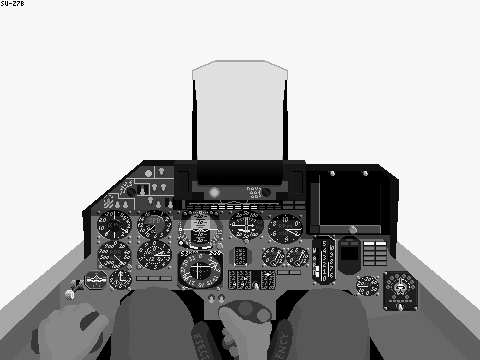
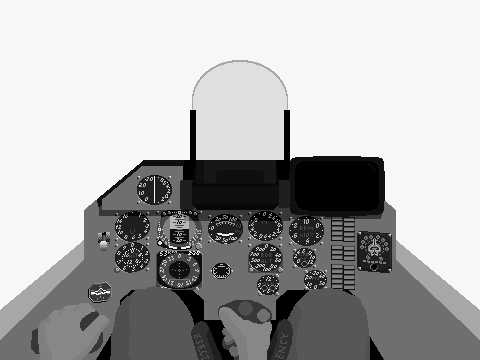
Layers edited between the first and the second 480x360 image:
hid "Su27_Hood", painted on it over [1, 80, 479, 340]
hid "Su27_Frgr", painted on it over [65, 169, 410, 311]
hid "Su27_Shadow" over [90, 167, 393, 255]
hid "Su27_Bkgr", painted on it over [71, 60, 418, 311]
hid "Su27_Frame" over [0, 1, 480, 360]
showed "MiG27_Hood", painted on it over [1, 60, 479, 340]
showed "MiG27_Frgr", painted on it over [86, 179, 390, 330]
added layer "MiG27_Shadow" (subtract) above "MiG27_Bkgr" over [99, 199, 382, 221]
showed "MiG27_Bkgr", painted on it over [77, 156, 405, 330]
showed "MiG27_Frame", painted on it over [0, 1, 480, 360]
